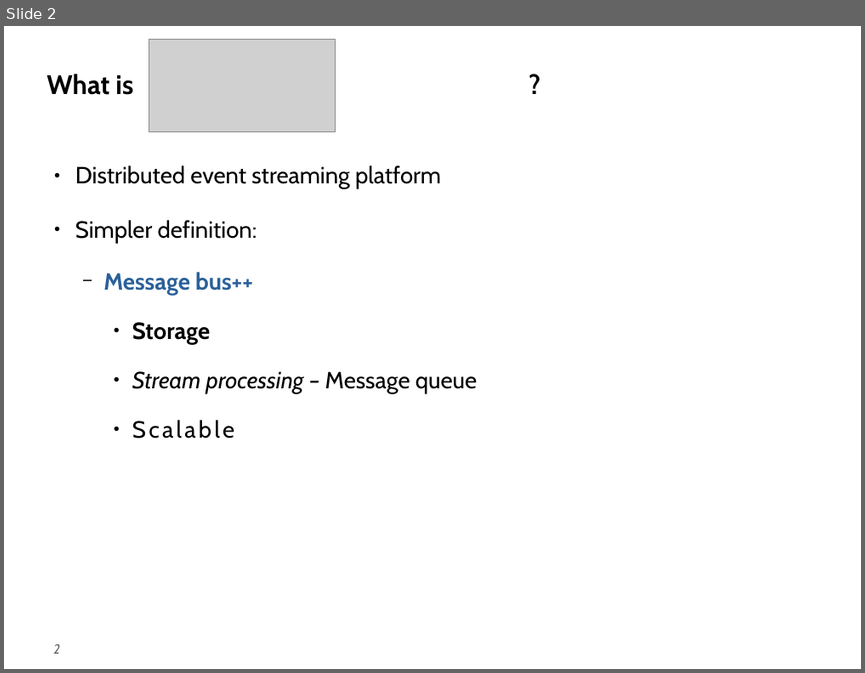
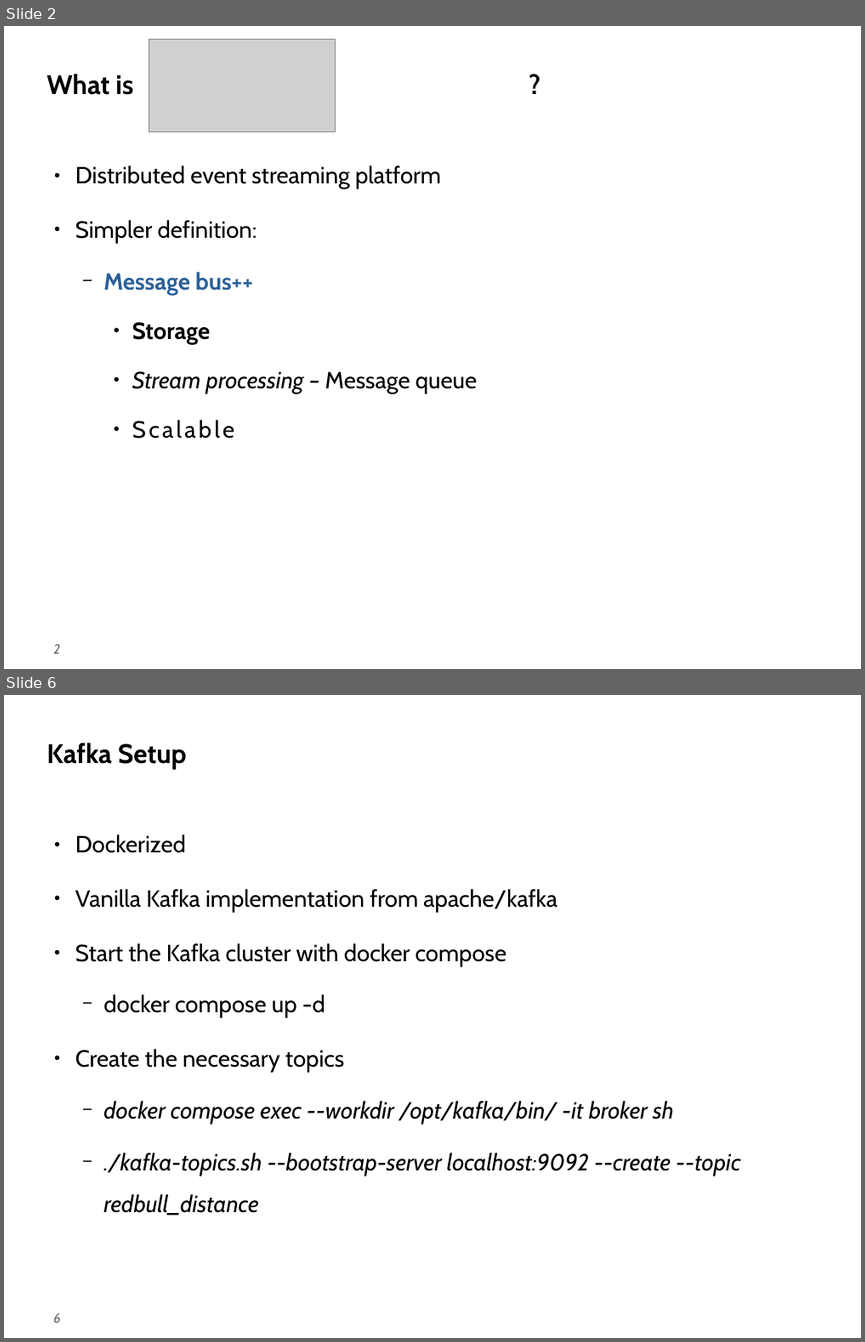
Before and after one commit to theflyingrahul/kafka_f1, a slide deck: Slides.odp. Shown one above the other, each under a label of ours: slide 2 before the commit, slides 2 and 6 after it; the slides between them are not shown. The pictures are 865x673 and 865x1342 pixels, drawn with LibreOffice and Linux fonts; fonts in the diff are those of the drawing; grey boxes stand for pictures. Boxes give left, top, right and bottom in pixels: in the first picture for what was removed or moved away, otherwise in the second. Text is boxed around its words. In the diff, an @@ line names an element or a change of style, - is before the commit and + after.

```diff
--- a/Slides.odp
+++ b/Slides.odp
@@ slide 6 added at [4, 695, 861, 1338], background #FFFFFF; not listed: 1 template element that a slide beside it also shows @@
@@ title added at [46, 743, 187, 769], 32 pt, text #000000, bold @@
+Kafka Setup
@@ text added at [75, 834, 740, 1215], 28 pt, text #000000, italic @@
+● Dockerized
+● Vanilla Kafka implementation from apache/kafka
+● Start the Kafka cluster with docker compose
+  − docker compose up -d
+● Create the necessary topics
+  − docker compose exec --workdir /opt/kafka/bin/ -it broker sh
+  − ./kafka-topics.sh --bootstrap-server localhost:9092 --create --topic redbull_distance
```
Also in this commit, not shown: 9 other slides added, 2 other files.
